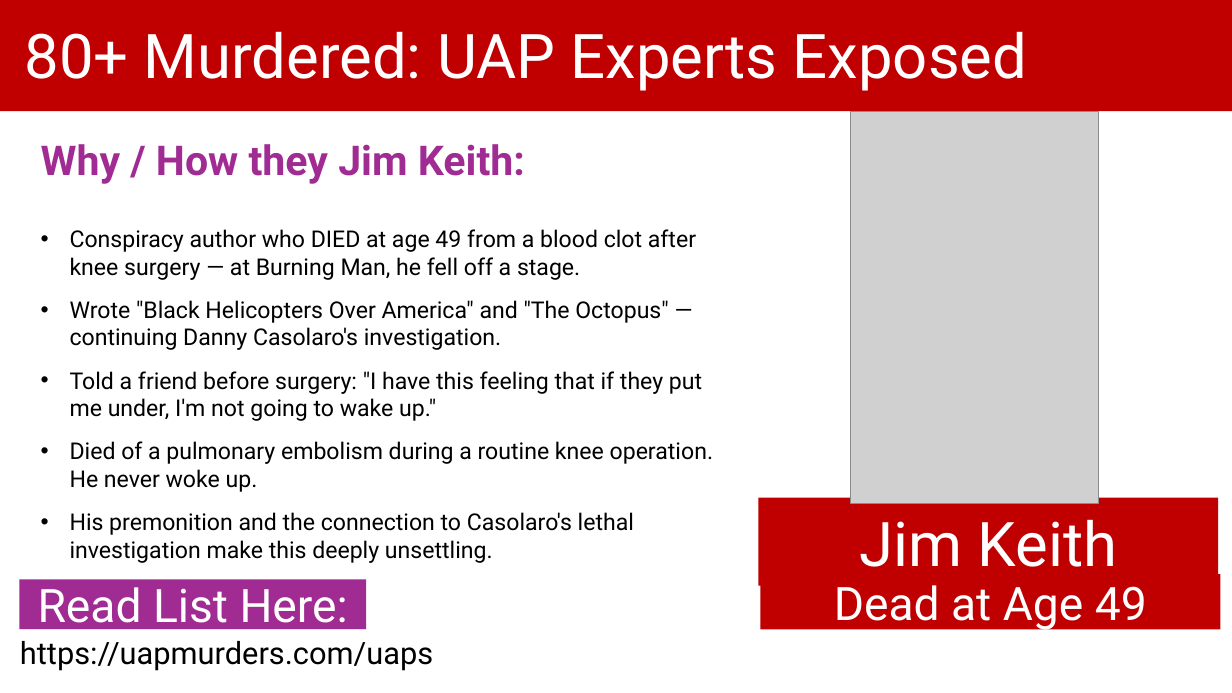
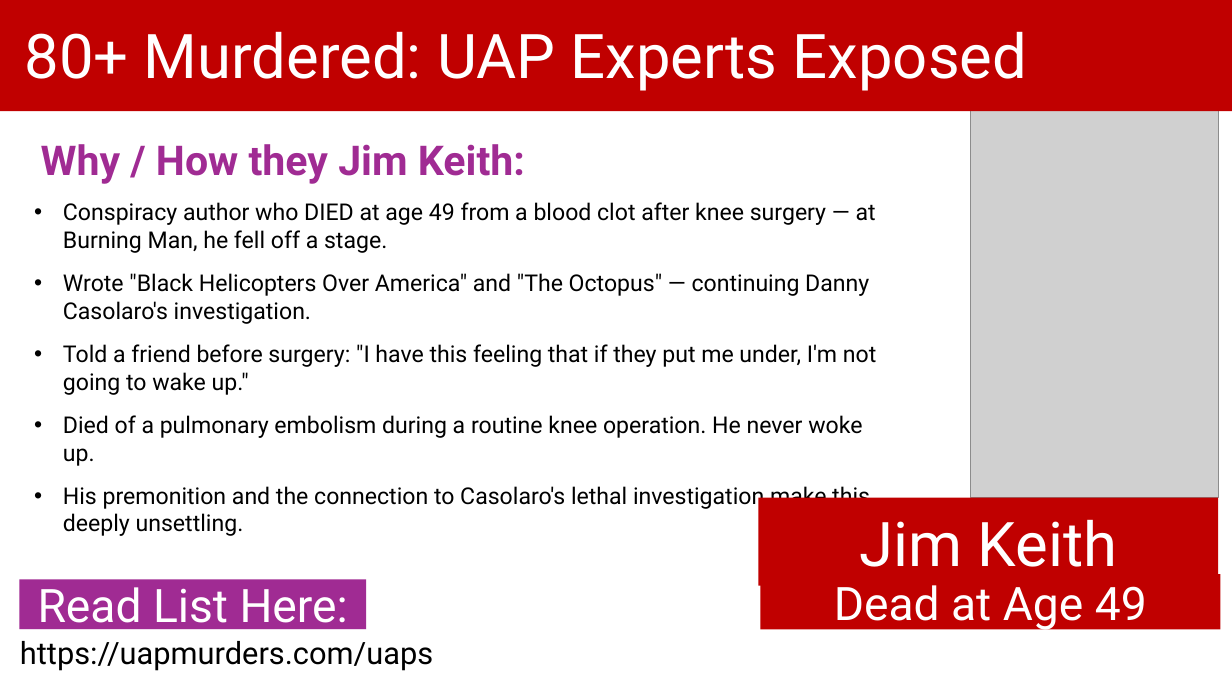
Before and after one commit to BryanStarbuck/UAP_Murder_Docus, a slide deck: slide 25 of UAPs/UAPs_Murders.pptx (slide 30 before the commit). Drawn at 1232x693 pixels with LibreOffice and Linux fonts; fonts in the diff are those of the drawing; grey boxes stand for pictures. Boxes give left, top, right and bottom in pixels: in the first picture for what was removed or moved away, otherwise in the second. Text is boxed around its words. In the diff, an @@ line names an element or a change of style, - is before the commit and + after.

```diff
--- a/UAPs/UAPs_Murders.pptx
+++ b/UAPs/UAPs_Murders.pptx
@@ picture: place and size @@
-picture at (850,111,1098,504)
+picture at (970,105,1218,498)
@@ text "Conspiracy author who DIED at ..." rewrapped from (70,229,713,535) to (63,202,876,509) @@
```
Also in this commit, not shown: 17 other slides changed, 1 slide added, 17 slides removed, 58 other files.
